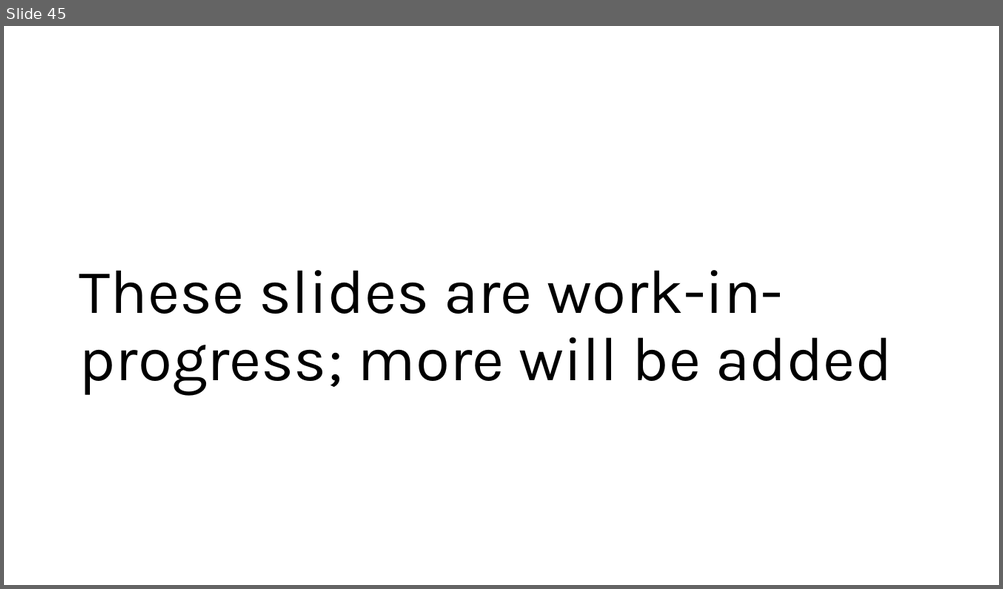
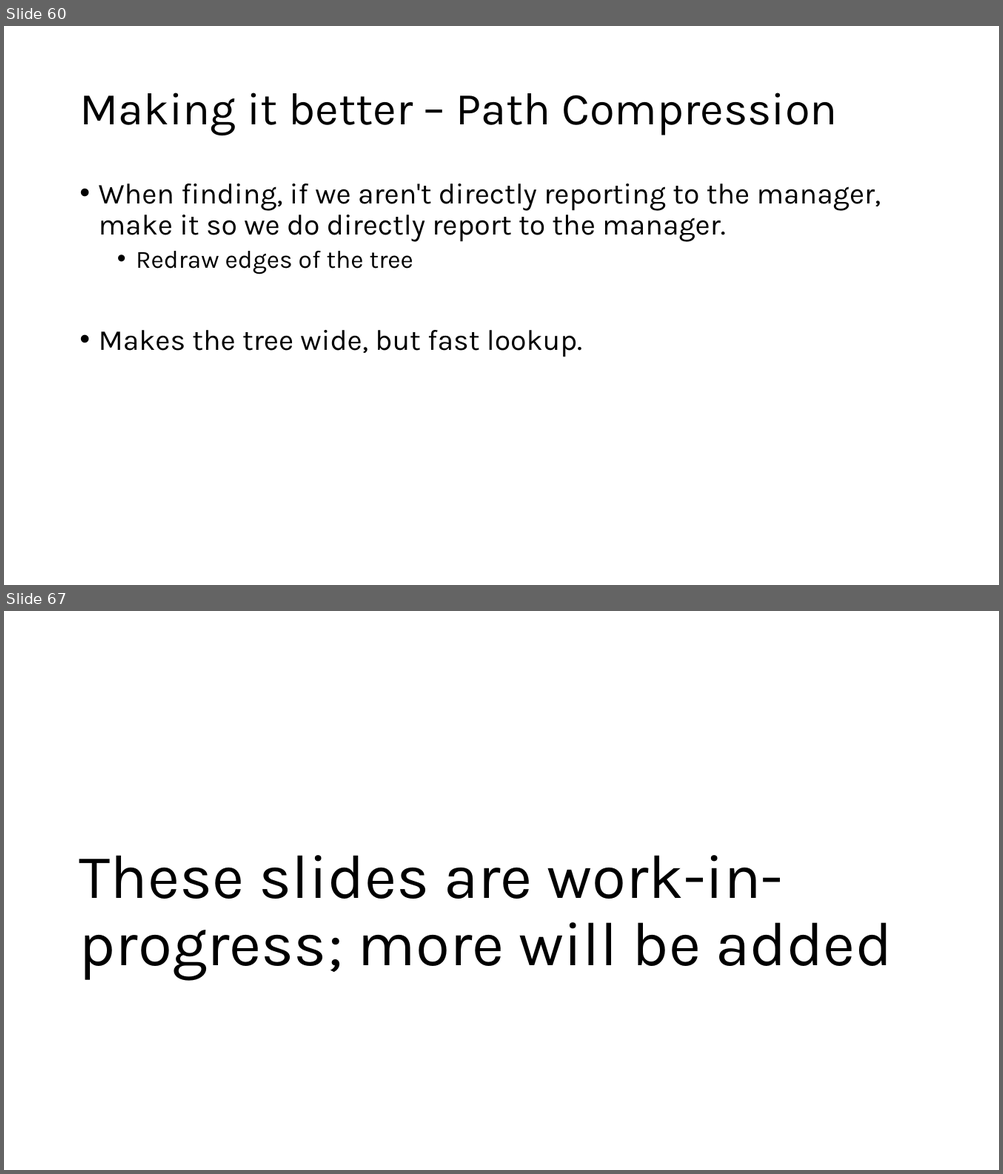
Before and after one commit to SMC-CS-374-Sp26/Unit-2-Data-Structures, a slide deck: 374 DS in detail.pptx. Shown one above the other, each under a label of ours: slide 45 before the commit, slides 60 and 67 after it; the slides between them are not shown. The pictures are 1003x589 and 1003x1174 pixels, drawn with LibreOffice and Linux fonts; fonts in the diff are those of the drawing. Boxes give left, top, right and bottom in pixels: in the first picture for what was removed or moved away, otherwise in the second. Text is boxed around its words. In the diff, an @@ line names an element or a change of style, - is before the commit and + after.

```diff
--- a/374 DS in detail.pptx
+++ b/374 DS in detail.pptx
@@ slide 60 added at (4, 26, 999, 585), background #FFFFFF @@
@@ title added at (79, 93, 837, 136), 44 pt, text #000000 @@
+Making it better – Path Compression
@@ text added at (99, 184, 881, 358), 28 pt, text #000000 @@
+• When finding, if we aren't directly reporting to the manager, make it so we do directly report to the manager.
+  • Redraw edges of the tree
+• Makes the tree wide, but fast lookup.
@@ what was slide 45 is now slide 67 @@
```
Also in this commit, not shown: 21 other slides added.
